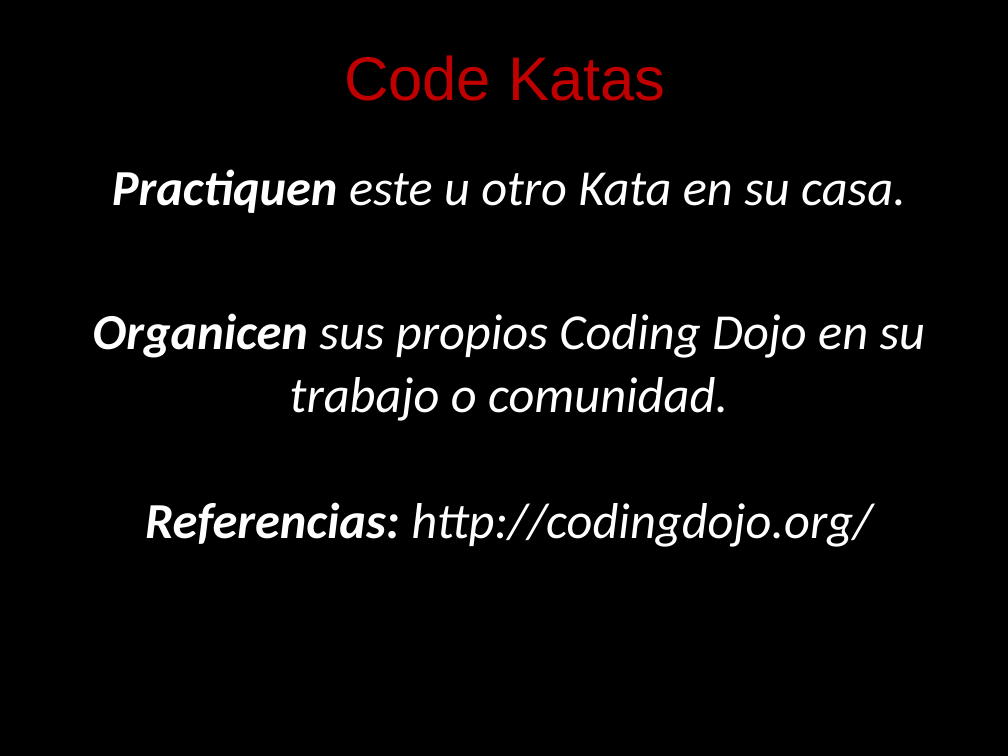
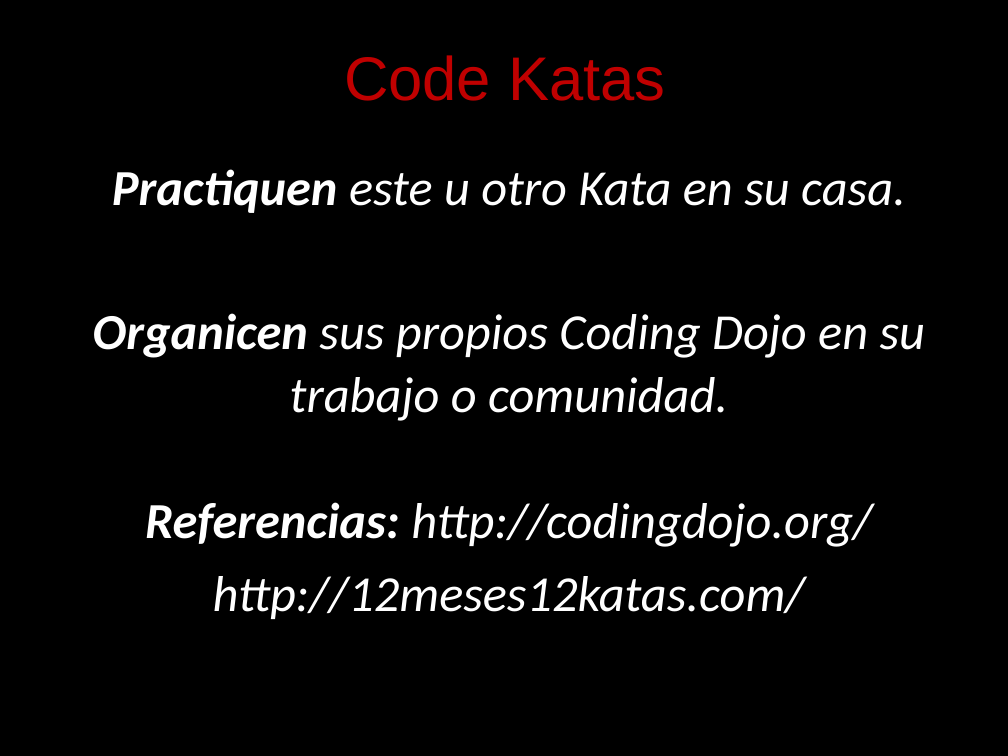
Before and after one commit to angelnunezsalazar/Test-Driven-Development, a slide deck: slide 21 of Diapositivas/Test Driven Development.pptx (slide 20 before the commit). Drawn at 1008x756 pixels with LibreOffice and Linux fonts; fonts in the diff are those of the drawing; background and template pictures are left out. Boxes give left, top, right and bottom in pixels: in the first picture for what was removed or moved away, otherwise in the second. Text is boxed around its words. In the diff, an @@ line names an element or a change of style, - is before the commit and + after.

```diff
--- a/Diapositivas/Test Driven Development.pptx
+++ b/Diapositivas/Test Driven Development.pptx
@@ text at <box>213,576,805,619</box>: paragraph added @@
+http://12meses12katas.com/
```
Also in this commit, not shown: 6 other slides changed, 4 slides added, 3 slides removed, 50 other files.
